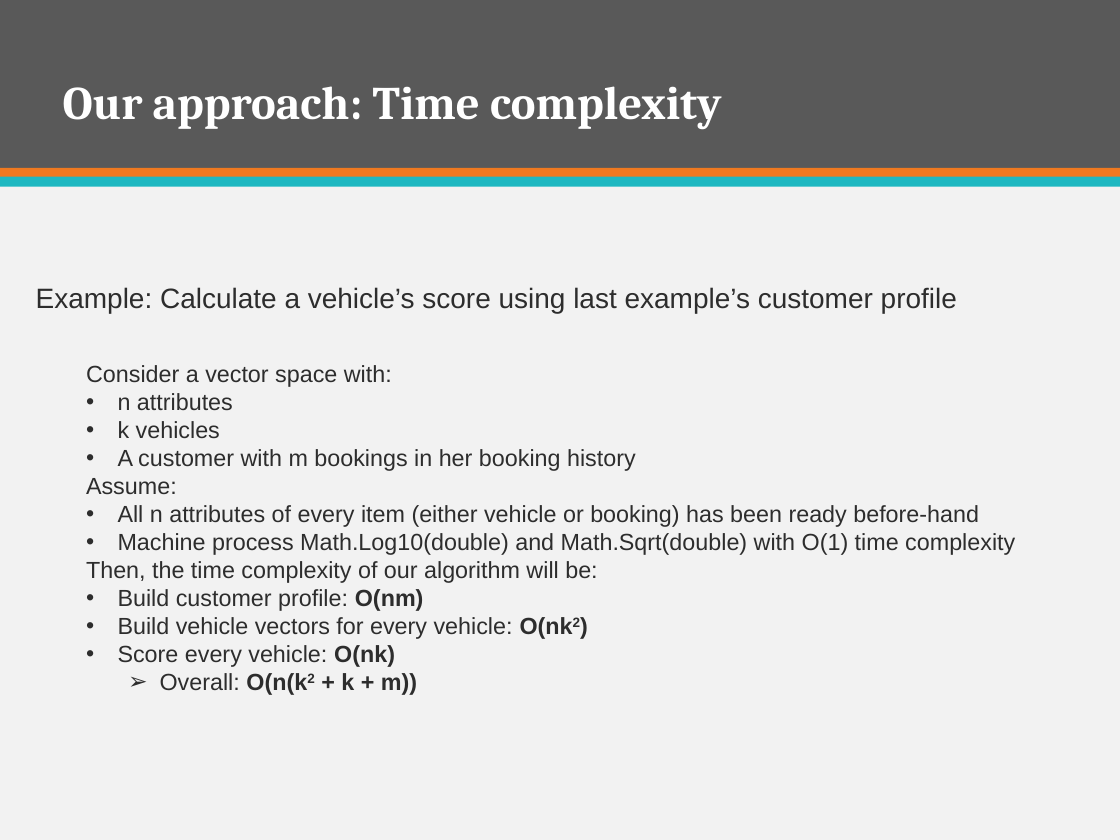
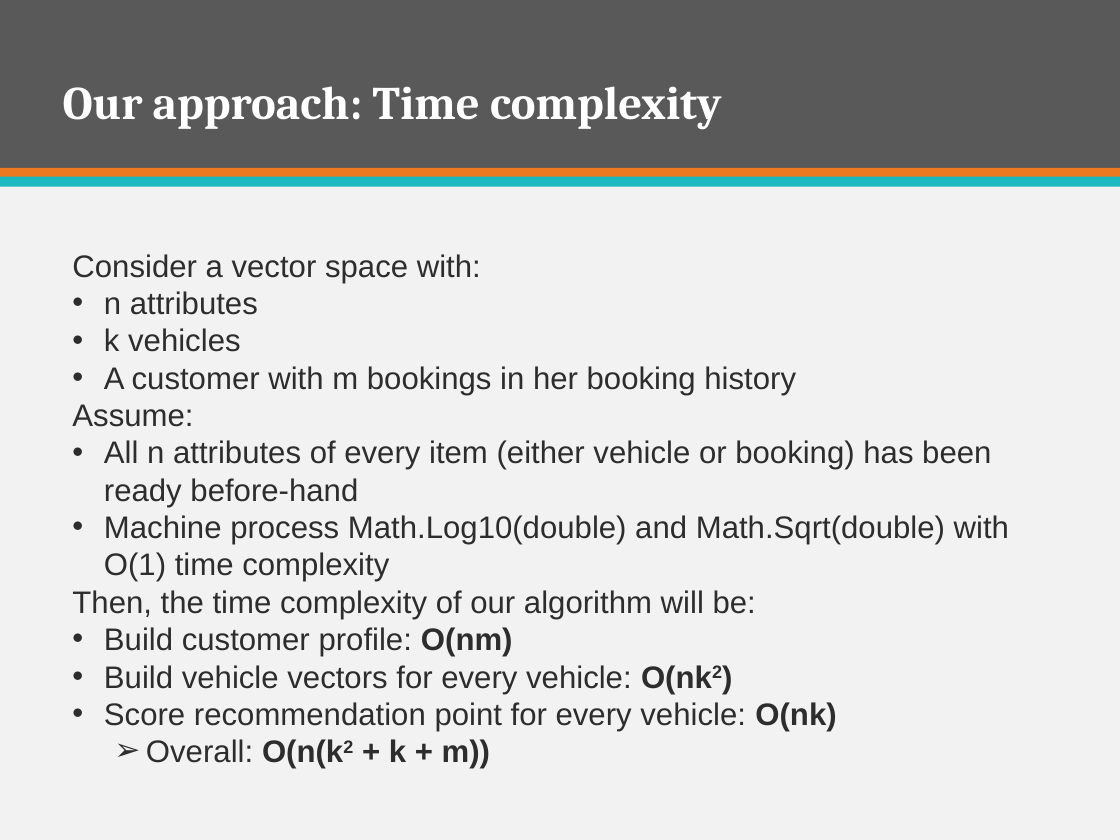
Before and after one commit to firzgard/CarRentalPortal, a slide deck: slide 64 of slide/CAR RENTAL PORTAL-Official.pptx (slide 75 before the commit). Drawn at 1120x840 pixels with LibreOffice and Linux fonts; fonts in the diff are those of the drawing. Boxes give left, top, right and bottom in pixels: in the first picture for what was removed or moved away, otherwise in the second. Text is boxed around its words. In the diff, an @@ line names an element or a change of style, - is before the commit and + after.

```diff
--- a/slide/CAR RENTAL PORTAL-Official.pptx
+++ b/slide/CAR RENTAL PORTAL-Official.pptx
@@ text "Consider a vector space with:": place and size @@
-text "Consider a vector space with:" at [86, 365, 1015, 695]
+text "Consider a vector space with:" at [72, 254, 1009, 769]
@@ text at [72, 254, 1009, 769]: size 15 to 20 pt in "Consider a vector space with:", "n attributes", "k vehicles", "A customer with m bookings in her ..." and 7 more places @@
@@ text removed at [36, 287, 957, 313] @@
-Example: Calculate a vehicle’s score using last example’s customer profile
@@ text at [104, 702, 836, 731]: text changed; size 15 to 20 pt @@
-• Score every vehicle: O(nk)
+• Score recommendation point for every vehicle: O(nk)
```
Also in this commit, not shown: 4 other slides changed, 2 slides added, 13 slides removed.
